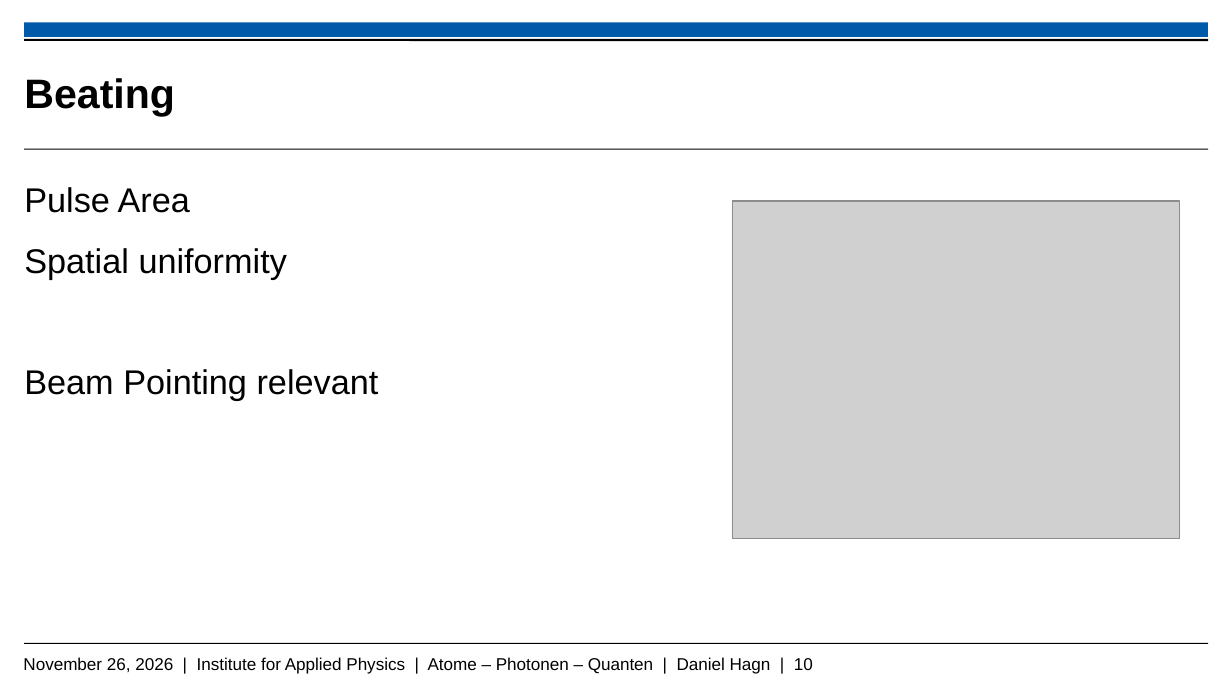
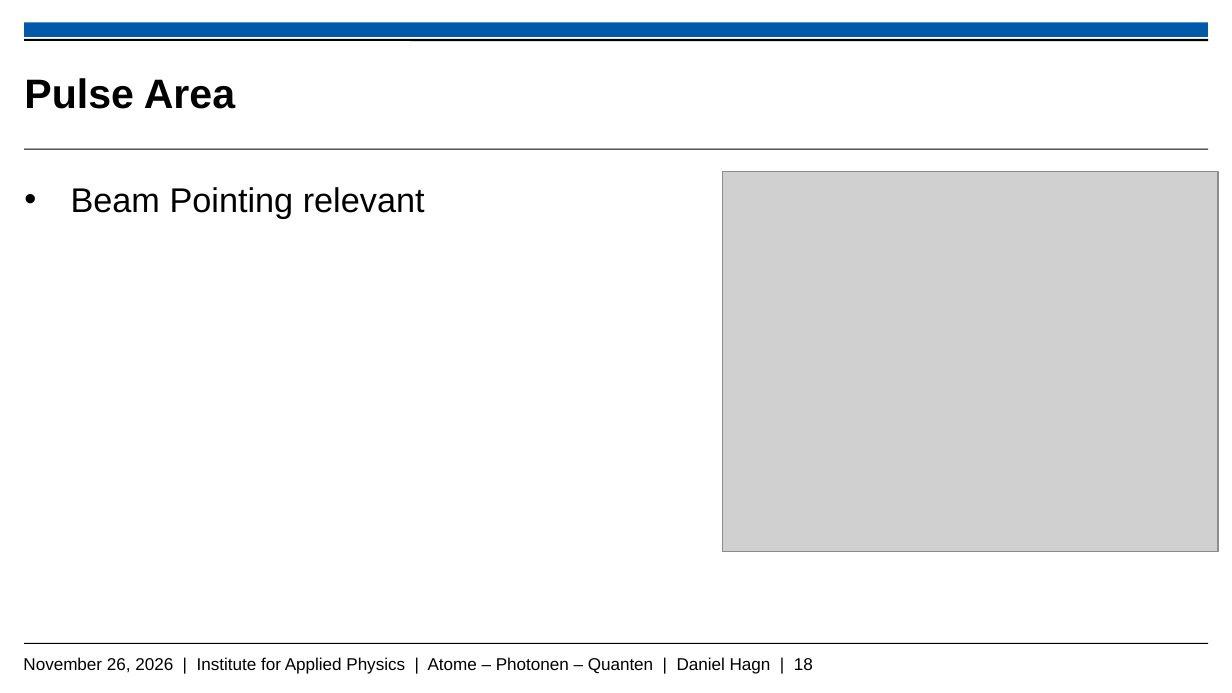
Before and after one commit to Daniel-Hagn-physik/Masterthesis_Backup, a slide deck: slide 18 of Hagn_Daniel_Mastervortrag.pptx (slide 10 before the commit). Drawn at 1232x693 pixels with LibreOffice and Linux fonts; fonts in the diff are those of the drawing; grey boxes stand for pictures; background and template pictures are left out. Boxes give left, top, right and bottom in pixels: in the first picture for what was removed or moved away, otherwise in the second. Text is boxed around its words. In the diff, an @@ line names an element or a change of style, - is before the commit and + after.

```diff
--- a/Hagn_Daniel_Mastervortrag.pptx
+++ b/Hagn_Daniel_Mastervortrag.pptx
@@ title at box(24, 78, 235, 109): text changed @@
-Beating
+Pulse Area
@@ text "Beam Pointing relevant" at box(71, 187, 425, 218): bullet none to • @@
@@ picture: place and size @@
-picture at box(732, 201, 1179, 538)
+picture at box(723, 172, 1218, 552)
@@ text at box(24, 187, 287, 279): paragraphs removed @@
-Pulse Area
-Spatial uniformity
@@ text at box(23, 657, 813, 674): text changed @@
-November 26, 2026 | Institute for Applied Physics | Atome – Photonen – Quanten | Daniel Hagn | 10
+November 26, 2026 | Institute for Applied Physics | Atome – Photonen – Quanten | Daniel Hagn | 18
```
Also in this commit, not shown: 11 other slides changed, 10 slides added, 5 other files.
